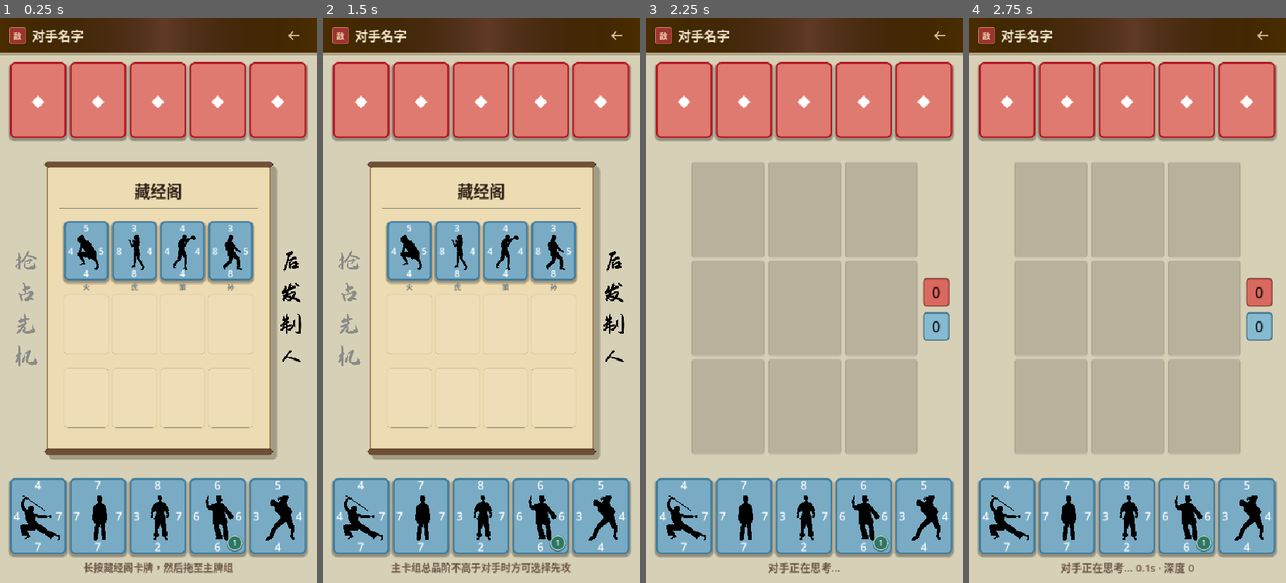
Above: before the commit, frames 1-4 (left to right).
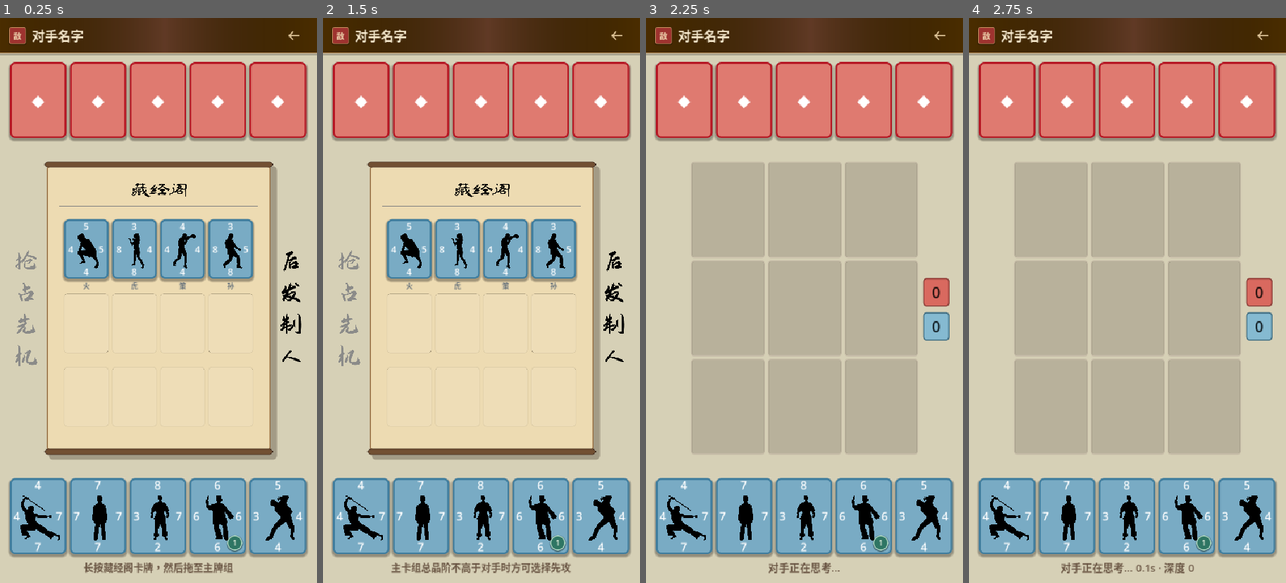
Above: after the commit, the same moments.

Repository: YLMstring/WuXiaCard
Game: Godot game, scene res://main.tscn
The game is run twice, just before and just after one commit, with the same random seed, the same clock (stepped at 60 frames per second) and the same inputs.
Inputs (mouse positions are in pixels of both pictures, inside the frame that each line leads up to):
- Up to frame 1 (0.25 s): no input
- Up to frame 2 (1.5 s): click (348, 306) at 0.5 s; click (348, 306) at 1.25 s
- Up to frame 3 (2.25 s): click (937, 306) at 2 s
- Up to frame 4 (2.75 s): no input

The runs differ from the first frame. In frame 1, 2.3% of the frame differs, in the area x 18-82%, y 29-73%; in frame 2, 2.3%; in frame 3, nothing differs; in frame 4, nothing differs.

Commit message:
Reapply "stuff"
This reverts commit efd35a5e2d794a7585b63810850c2f9bbfa944f0.

Diff:
--- a/scenes/deck_library_grid.tscn
+++ b/scenes/deck_library_grid.tscn
@@ -1,6 +1,11 @@
-[gd_scene load_steps=2 format=3]
+[gd_scene load_steps=4 format=3]
 
 [ext_resource type="Script" path="res://scripts/deck_library_grid.gd" id="1_grid"]
+[ext_resource type="Texture2D" path="res://inkpics/藏经阁.png" id="2_library_title"]
+
+[sub_resource type="AtlasTexture" id="AtlasTexture_library_title"]
+atlas = ExtResource("2_library_title")
+region = Rect2(438, 21, 460, 172)
 
 [node name="DeckLibraryGrid" type="Control"]
 custom_minimum_size = Vector2(300, 420)
@@ -52,9 +57,20 @@
 mouse_filter = 2
 theme_override_colors/font_color = Color(0.18, 0.13, 0.09, 1)
 theme_override_font_sizes/font_size = 26
-text = "藏经阁"
 horizontal_alignment = 1
 vertical_alignment = 1
+
+[node name="Image" type="TextureRect" parent="Body/Margin/Layout/Title"]
+layout_mode = 1
+anchors_preset = 15
+anchor_right = 1.0
+anchor_bottom = 1.0
+grow_horizontal = 2
+grow_vertical = 2
+mouse_filter = 2
+texture = SubResource("AtlasTexture_library_title")
+expand_mode = 1
+stretch_mode = 5
 
 [node name="TitleDivider" type="HSeparator" parent="Body/Margin/Layout"]
 layout_mode = 2
Binary file added: inkpics/藏经阁.png
Not shown, added: inkpics/藏经阁.png.import
